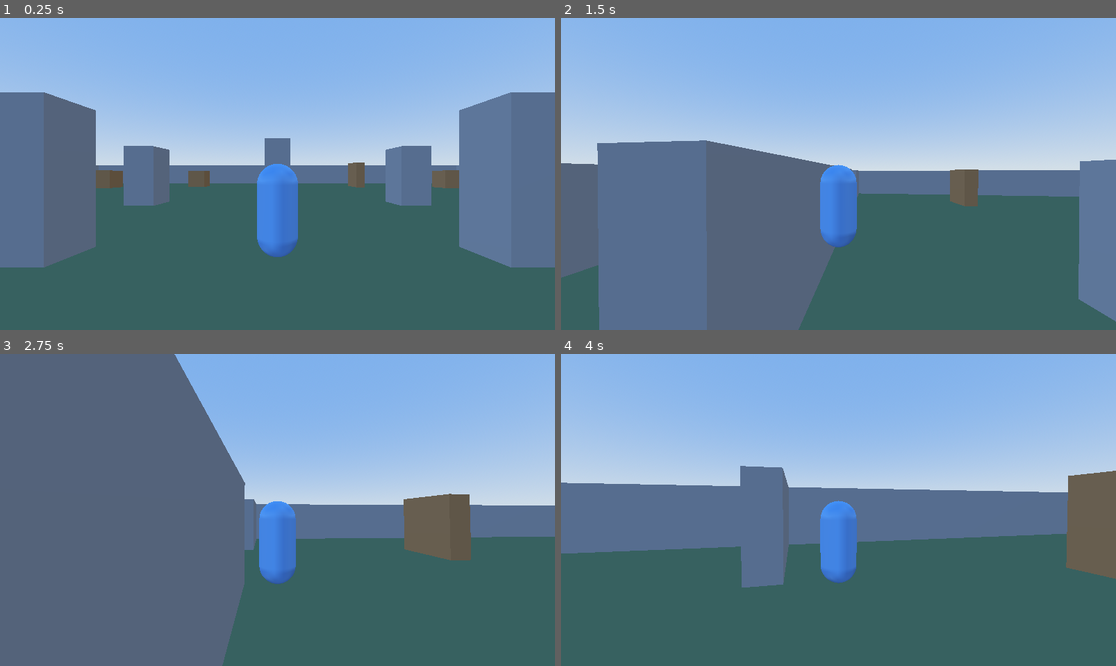
Above: before the commit, frames 1-4 (two rows, left to right).
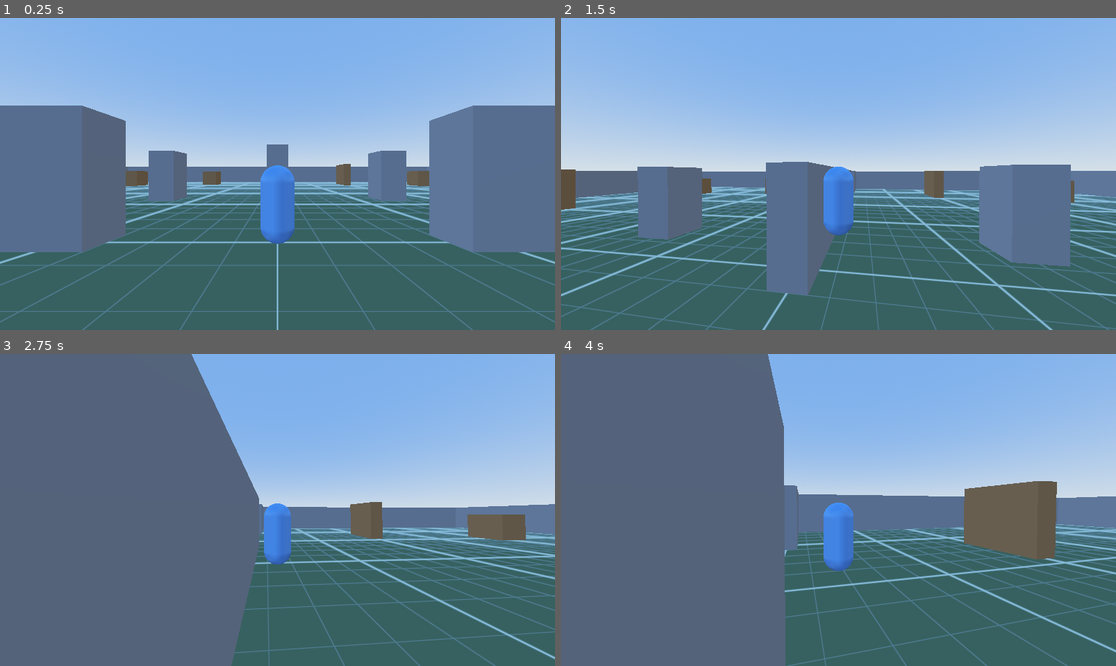
Above: after the commit, the same moments.

Repository: Rorky47/Guilty-Hands
Game: Godot game, scene res://Main3D.tscn
Same seed, same stepped clock (60 frames per second), same inputs: the game is played once before the commit and once after it.
Inputs (mouse positions are in pixels of both pictures, inside the frame that each line leads up to):
- Up to frame 1 (0.25 s): no input
- Up to frame 2 (1.5 s): tap Enter (ui_accept) at 0.5 s; move the mouse to (866, 174) at 0.52 s; hold Shift (sprint) 0.53-1.28 s; hold W (move_forward) from 0.53 s (still down); tap Space (jump) at 0.77, 0.8, 1.07, 1.35 s; move the mouse to (810, 174) at 1.27 s
- Up to frame 3 (2.75 s): keep holding W (move_forward); tap Space (jump) at 1.52, 1.82, 2.3 s; tap Shift (sprint) at 1.55 s; move the mouse to (288, 503) at 2.02 s; hold Shift (sprint) from 2.03 s (still down)
- Up to frame 4 (4 s): keep holding W (move_forward); move the mouse to (832, 516) at 2.77 s; release Shift (sprint) at 2.78 s; tap Shift (sprint) at 2.85 s; tap Space (jump) at 3.02, 3.32, 3.6, 3.77 s; move the mouse to (877, 513) at 3.52 s

The runs differ from the first frame. In frame 1, 14% of the frame differs, in the area x 0-100%, y 23-100%; in frame 2, 26%; in frame 3, 9.7%; in frame 4, 41%, in the area x 0-100%, y 0-100%.

Commit message:
Improve 3D movement feel + add speed reference
Movement model (player3d.gd): replace instant velocity with accel + friction.
- New @export floats: ground_accel (60), ground_friction (50), air_accel (12),
  air_friction (2), grouped in the inspector with the existing speeds.
- Horizontal velocity is a Vector2 moved toward (input_dir * walk/sprint speed)
  via move_toward each frame: accel toward target when there's input, friction
  toward zero when not, picking ground vs air values from is_on_floor().
  Grounded movement now ramps with weight; air control is limited so you can
  nudge but not instantly reverse mid-jump (committal jumps).

Speed reference:
- Ground now uses a spatial ShaderMaterial grid (Main3D.tscn): world-space
  thin lines every 1 m, brighter every 5 m, so it's a fixed real-world size
  that streams past as you move. Tunable via shader params.
- Camera fov set to 85; sprint FOV-kick smoothly lerps to 92 while sprinting
  AND actually moving, back to 85 otherwise (~0.15s, frame-rate independent).
  base_fov / sprint_fov / fov_kick_time exported.

Verified headless: clean import (shader compiles) and run; walk ramps 1->5,
sprint 9 with fov 85->92, mid-air reverse input can't flip velocity, fov
returns to 85 on stop.

Co-Authored-By: Claude Opus 4.8 (1M context) <noreply@anthropic.com>

Diff:
--- a/Main3D.tscn
+++ b/Main3D.tscn
@@ -8,9 +8,57 @@
 [sub_resource type="BoxShape3D" id="BoxShape3D_unit"]
 size = Vector3(1, 1, 1)
 
-[sub_resource type="StandardMaterial3D" id="mat_ground"]
-albedo_color = Color(0.35, 0.42, 0.3, 1)
-roughness = 1.0
+[sub_resource type="Shader" id="grid_shader"]
+code = "shader_type spatial;
+render_mode cull_back, diffuse_burley;
+
+// World-space grid: thin line every `cell_size` metres, brighter line every
+// `major_every` cells. Because it keys off world position it stays a fixed
+// real-world size and streams past as the player moves.
+uniform vec3 base_color : source_color = vec3(0.35, 0.42, 0.3);
+uniform vec3 minor_color : source_color = vec3(0.5, 0.55, 0.5);
+uniform vec3 major_color : source_color = vec3(0.85, 0.9, 0.85);
+uniform float cell_size = 1.0;
+uniform float major_every = 5.0;
+uniform float minor_thickness = 1.0;
+uniform float major_thickness = 1.8;
+uniform float ground_roughness : hint_range(0.0, 1.0) = 1.0;
+
+varying vec3 world_pos;
+
+float grid_mask(vec2 coord, float thickness) {
+	// Screen-space derivative keeps the line a steady thin width at any distance.
+	vec2 d = fwidth(coord);
+	vec2 g = abs(fract(coord - 0.5) - 0.5) / max(d * thickness, vec2(0.00001));
+	float line = min(g.x, g.y);
+	return 1.0 - clamp(line, 0.0, 1.0);
+}
+
+void vertex() {
+	world_pos = (MODEL_MATRIX * vec4(VERTEX, 1.0)).xyz;
+}
+
+void fragment() {
+	float minor = grid_mask(world_pos.xz / cell_size, minor_thickness);
+	float major = grid_mask(world_pos.xz / (cell_size * major_every), major_thickness);
+	vec3 col = mix(base_color, minor_color, minor);
+	col = mix(col, major_color, major);
+	ALBEDO = col;
+	ROUGHNESS = ground_roughness;
+	METALLIC = 0.0;
+}
+"
+
+[sub_resource type="ShaderMaterial" id="mat_ground"]
+shader = SubResource("grid_shader")
+shader_parameter/base_color = Color(0.35, 0.42, 0.3, 1)
+shader_parameter/minor_color = Color(0.5, 0.55, 0.5, 1)
+shader_parameter/major_color = Color(0.85, 0.9, 0.85, 1)
+shader_parameter/cell_size = 1.0
+shader_parameter/major_every = 5.0
+shader_parameter/minor_thickness = 1.0
+shader_parameter/major_thickness = 1.8
+shader_parameter/ground_roughness = 1.0
 
 [sub_resource type="StandardMaterial3D" id="mat_wall"]
 albedo_color = Color(0.55, 0.56, 0.6, 1)
--- a/player3d.gd
+++ b/player3d.gd
@@ -6,19 +6,43 @@
 ## - Space jumps, gravity pulls down, Shift sprints.
 ## - Mouse is captured on start; Esc frees it, click recaptures.
 ##
+## Horizontal movement uses acceleration + friction (not instant velocity), so
+## grounded movement ramps with a little weight and air control is limited:
+## you can nudge your direction mid-jump but can't instantly reverse, which
+## makes jumps feel committal.
+##
 ## The camera rides a SpringArm3D so it stays behind the player and slides in
 ## when a wall would otherwise clip the view.
 
+@export_group("Speed")
 @export var move_speed: float = 5.0
 @export var sprint_speed: float = 9.0
 @export var jump_velocity: float = 5.0
+
+@export_group("Acceleration")
+## How fast horizontal velocity ramps toward the target while grounded (m/s²).
+@export var ground_accel: float = 60.0
+## How fast horizontal velocity bleeds to zero while grounded with no input.
+@export var ground_friction: float = 50.0
+## Limited steering force while airborne — keeps jumps committal.
+@export var air_accel: float = 12.0
+## Minimal drag while airborne.
+@export var air_friction: float = 2.0
+
+@export_group("Look")
 @export var mouse_sensitivity: float = 0.0025
-
 ## How far up/down mouse-look can pitch the camera, in degrees.
 @export var min_pitch: float = -70.0
 @export var max_pitch: float = 50.0
 
+@export_group("Camera FOV")
+@export var base_fov: float = 85.0
+@export var sprint_fov: float = 92.0
+## Roughly how long the sprint FOV kick takes to settle, in seconds.
+@export var fov_kick_time: float = 0.15
+
 @onready var spring_arm: SpringArm3D = $SpringArm3D
+@onready var camera: Camera3D = $SpringArm3D/Camera3D
 
 # Project gravity (matches RigidBody/other physics), read once at startup.
 var _gravity: float = ProjectSettings.get_setting("physics/3d/default_gravity", 9.8)
@@ -28,6 +52,7 @@
 	Input.mouse_mode = Input.MOUSE_MODE_CAPTURED
 	# Keep the camera arm from colliding with the player's own body.
 	spring_arm.add_excluded_object(get_rid())
+	camera.fov = base_fov
 
 
 func _unhandled_input(event: InputEvent) -> void:
@@ -50,10 +75,12 @@
 
 
 func _physics_process(delta: float) -> void:
-	if not is_on_floor():
+	var on_floor := is_on_floor()
+
+	if not on_floor:
 		velocity.y -= _gravity * delta
 
-	if Input.is_action_just_pressed("jump") and is_on_floor():
+	if Input.is_action_just_pressed("jump") and on_floor:
 		velocity.y = jump_velocity
 
 	# get_vector(neg_x, pos_x, neg_y, pos_y): forward maps to -Z (Godot's forward).
@@ -63,11 +90,29 @@
 	var direction := (transform.basis * Vector3(input_dir.x, 0.0, input_dir.y)).normalized()
 
 	var speed: float = sprint_speed if Input.is_action_pressed("sprint") else move_speed
-	if direction:
-		velocity.x = direction.x * speed
-		velocity.z = direction.z * speed
+
+	# Work with horizontal velocity as a Vector2 so move_toward stays
+	# frame-rate independent across both axes at once.
+	var horizontal := Vector2(velocity.x, velocity.z)
+	if direction != Vector3.ZERO:
+		var target := Vector2(direction.x, direction.z) * speed
+		var accel := ground_accel if on_floor else air_accel
+		horizontal = horizontal.move_toward(target, accel * delta)
 	else:
-		velocity.x = move_toward(velocity.x, 0.0, speed)
-		velocity.z = move_toward(velocity.z, 0.0, speed)
+		var friction := ground_friction if on_floor else air_friction
+		horizontal = horizontal.move_toward(Vector2.ZERO, friction * delta)
+
+	velocity.x = horizontal.x
+	velocity.z = horizontal.y
 
 	move_and_slide()
+
+
+func _process(delta: float) -> void:
+	# Sprint FOV kick: only while actually moving, not just holding Shift still.
+	var moving := Vector2(velocity.x, velocity.z).length() > 1.0
+	var sprinting := Input.is_action_pressed("sprint") and moving
+	var target_fov := sprint_fov if sprinting else base_fov
+	# Frame-rate-independent smoothing that settles ~99% over fov_kick_time.
+	var weight := 1.0 - pow(0.01, delta / maxf(fov_kick_time, 0.0001))
+	camera.fov = lerpf(camera.fov, target_fov, weight)
--- a/player3d.tscn
+++ b/player3d.tscn
@@ -32,3 +32,4 @@
 margin = 0.2
 
 [node name="Camera3D" type="Camera3D" parent="SpringArm3D"]
+fov = 85.0
Not shown: 1 places in Main3D.tscn that only renumber resources
